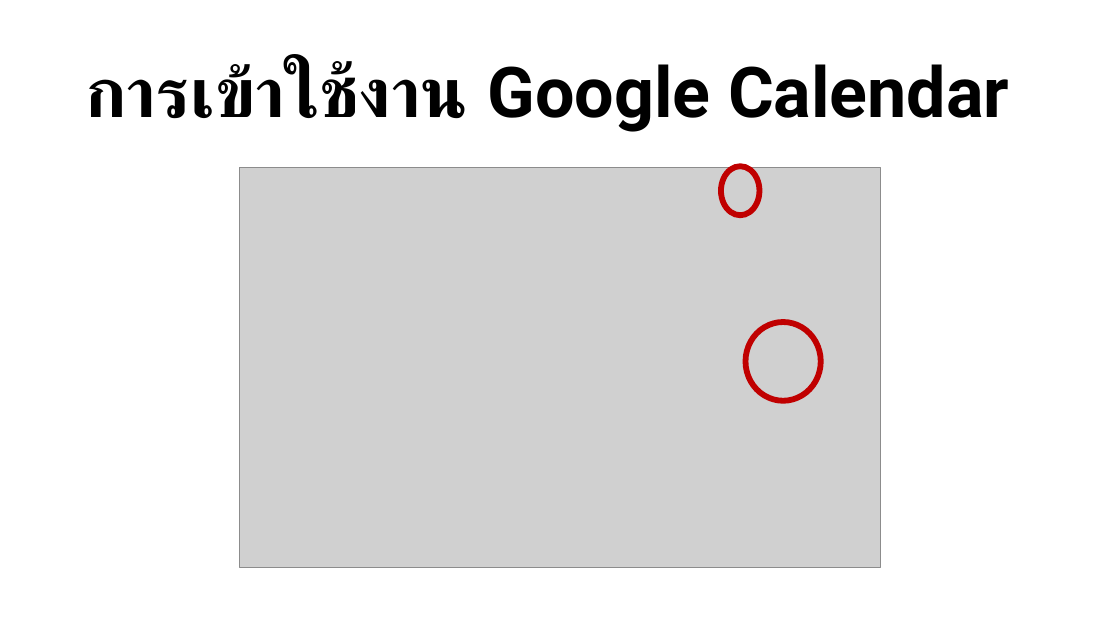
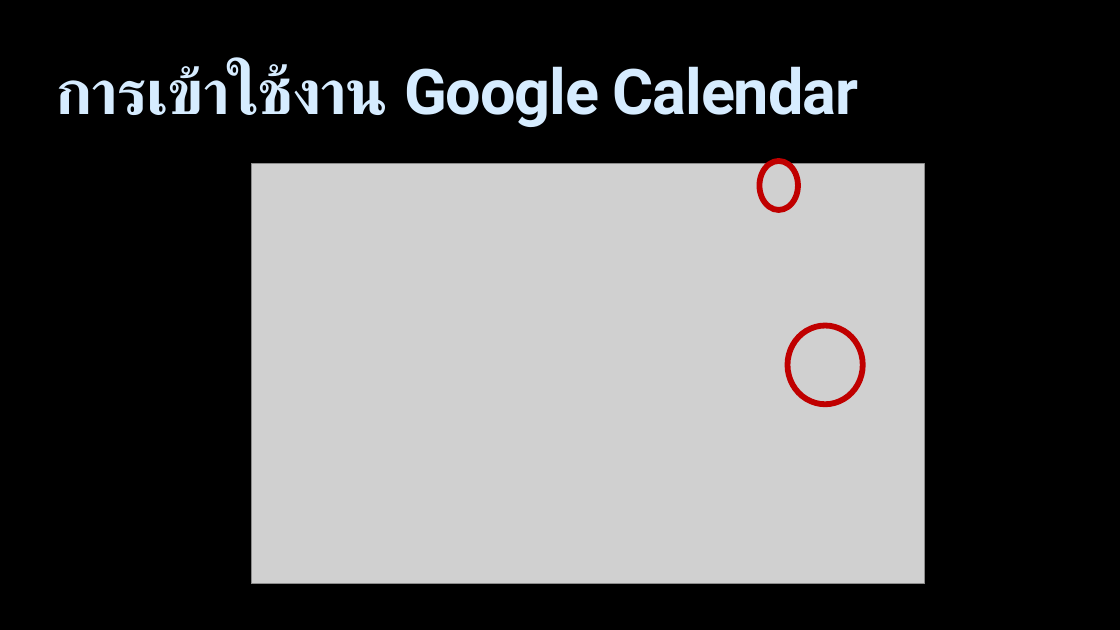
Before and after one commit to bratchasak/gcalendar, a slide deck: slide 7 of Google Calendar.pptx (slide 6 before the commit). Drawn at 1120x630 pixels with LibreOffice and Linux fonts; fonts in the diff are those of the drawing; grey boxes stand for pictures. Boxes give left, top, right and bottom in pixels: in the first picture for what was removed or moved away, otherwise in the second. Text is boxed around its words. In the diff, an @@ line names an element or a change of style, - is before the commit and + after.

```diff
--- a/Google Calendar.pptx
+++ b/Google Calendar.pptx
@@ background #FFFFFF to #000000 @@
@@ title "การเข้าใช้งาน Google Calendar": place and size @@
-title "การเข้าใช้งาน Google Calendar" at bbox=[85, 62, 1009, 132]
+title "การเข้าใช้งาน Google Calendar" at bbox=[56, 64, 858, 127]
@@ title "การเข้าใช้งาน Google Calendar" at bbox=[56, 64, 858, 127]: size 60 to 54 pt, text colour #000000 to #D6ECFF, letter spacing 0 to -1 pt; line spacing 0.9 to 1; vertical alignment middle to top @@
@@ rectangle added at bbox=[27, 62, 28, 96], fill #000000 @@
@@ rectangle added at bbox=[30, 62, 31, 96], fill #000000 @@
@@ rectangle added at bbox=[33, 62, 36, 96], fill #000000 @@
@@ picture: place and size @@
-picture at bbox=[239, 168, 881, 568]
+picture at bbox=[251, 164, 925, 584]
@@ ellipse: place and size @@
-ellipse at bbox=[721, 166, 760, 215]
+ellipse at bbox=[760, 161, 798, 210]
@@ ellipse: place and size @@
-ellipse at bbox=[746, 322, 822, 401]
+ellipse at bbox=[788, 326, 864, 405]
```
Also in this commit, not shown: 21 other slides changed, 2 slides added, 1 slide removed, 1 other file.
